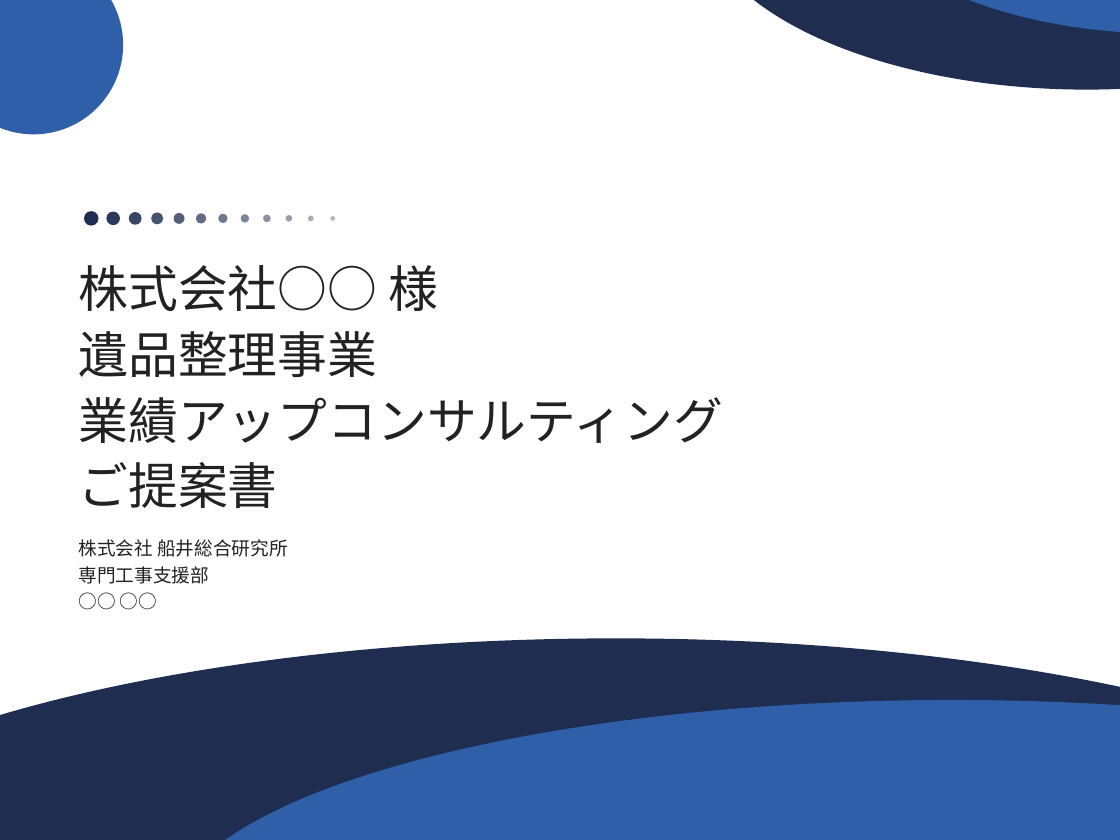
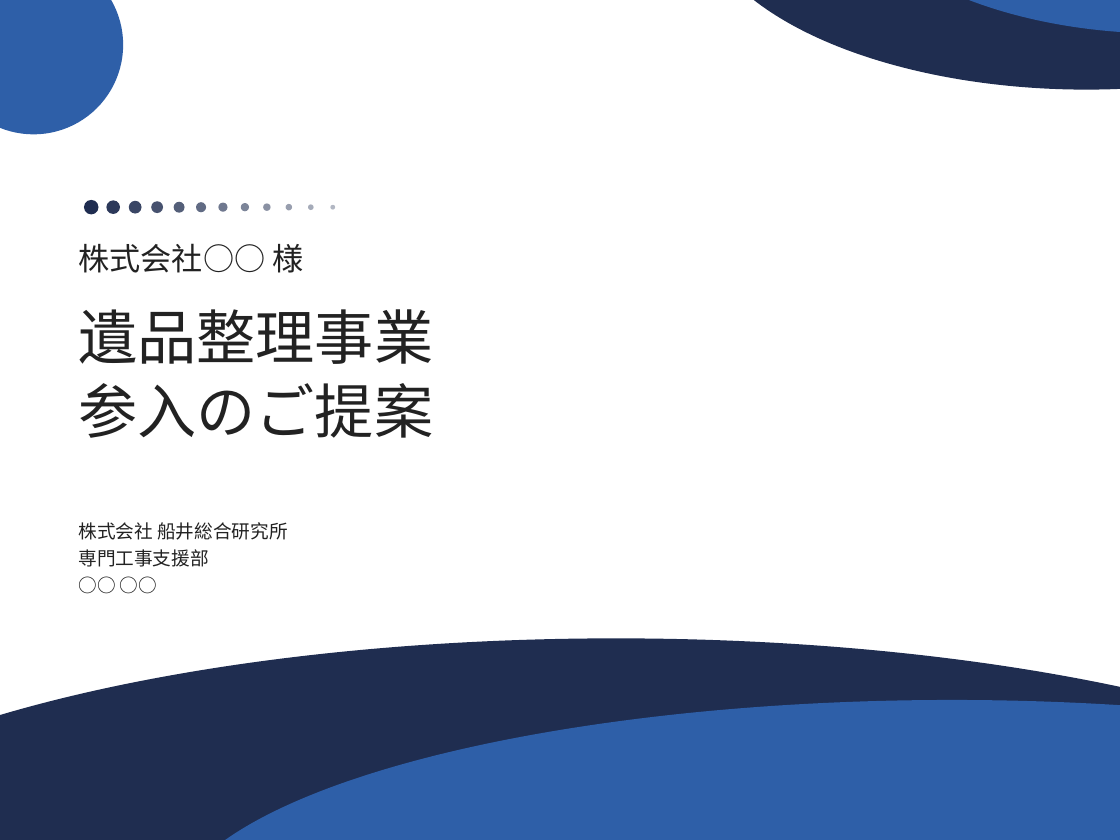
Before and after one commit to soshiro-iki-sys/-, a slide deck: slide 1 of proposals/遺品整理事業_企画書.pptx. Drawn at 1120x840 pixels with LibreOffice and Linux fonts; fonts in the diff are those of the drawing. Boxes give left, top, right and bottom in pixels: in the first picture for what was removed or moved away, otherwise in the second. Text is boxed around its words. In the diff, an @@ line names an element or a change of style, - is before the commit and + after.

```diff
--- a/proposals/遺品整理事業_企画書.pptx
+++ b/proposals/遺品整理事業_企画書.pptx
@@ ellipse moved from (x1=84, y1=212, x2=99, y2=226) to (x1=84, y1=199, x2=99, y2=214) @@
@@ 11 ellipses moved together from (x1=106, y1=212, x2=335, y2=225) to (x1=106, y1=200, x2=335, y2=214) @@
@@ text "株式会社○○ 様" moved from (x1=78, y1=265, x2=722, y2=508) to (x1=78, y1=243, x2=303, y2=273) @@
@@ text "株式会社○○ 様" at (x1=78, y1=243, x2=303, y2=273): size 32 to 20 pt; line spacing 1.1 to 1.12 @@
@@ text added at (x1=78, y1=309, x2=433, y2=438), 38 pt, text #222222 @@
+遺品整理事業
+参入のご提案
@@ text at (x1=78, y1=331, x2=722, y2=508): paragraphs removed @@
-遺品整理事業
-業績アップコンサルティング
-ご提案書
@@ text "株式会社 船井総合研究所" moved from (x1=78, y1=539, x2=288, y2=584) to (x1=78, y1=522, x2=288, y2=567) @@
```
Also in this commit, not shown: 36 other slides changed, 20 slides added, 28 slides removed, 2 other files.
